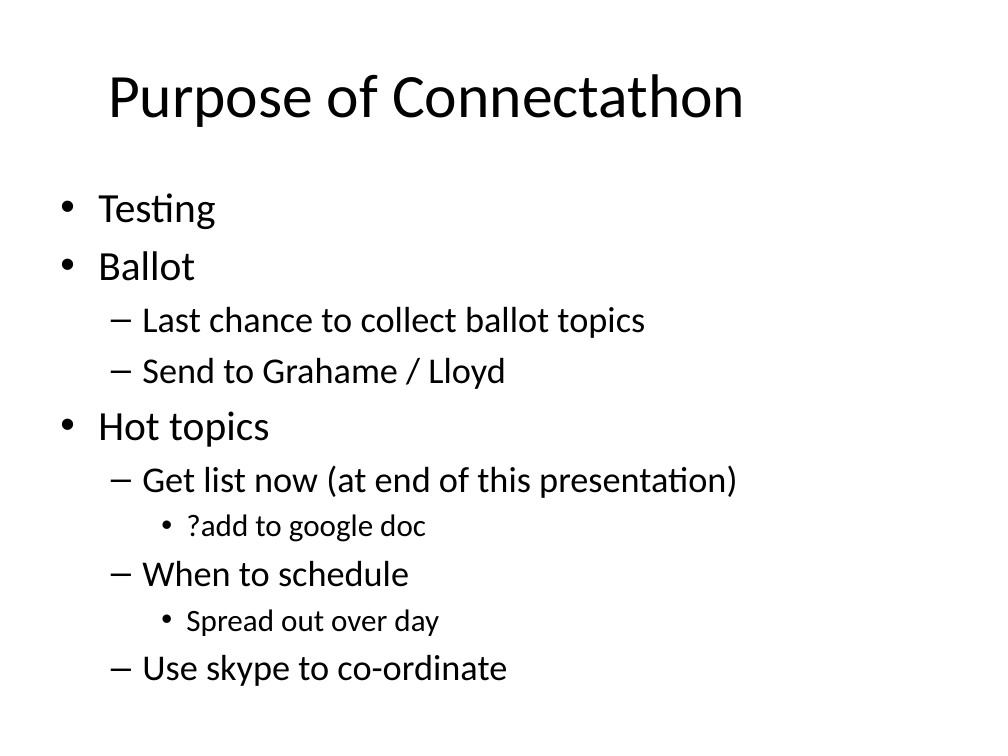
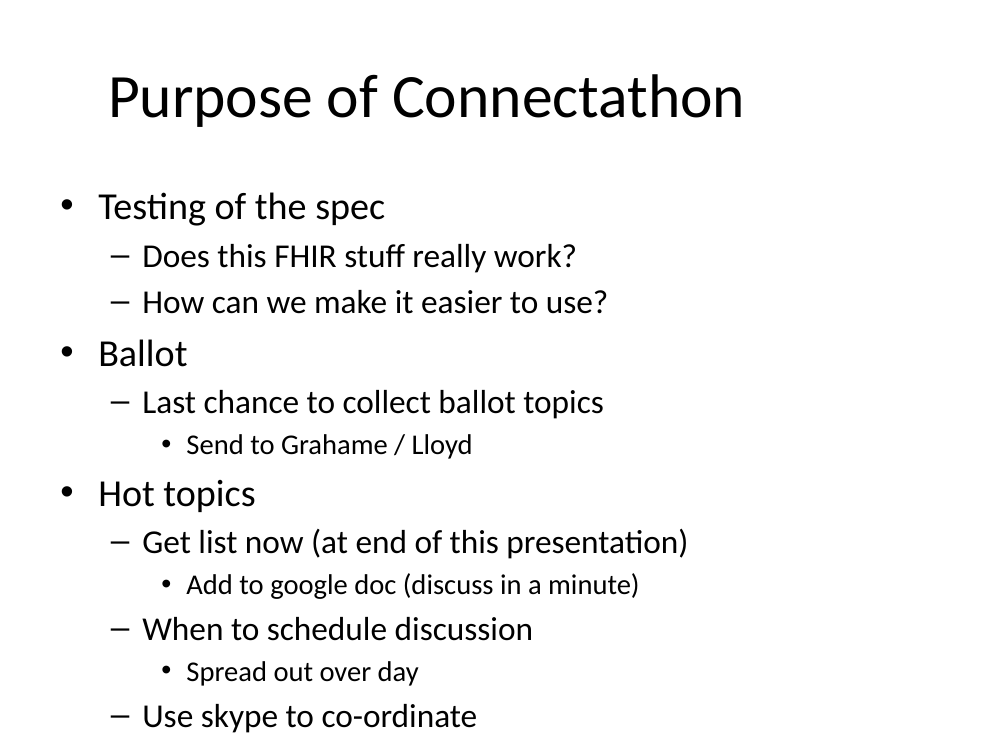
Before and after one commit to vista-novo/fhir, a slide deck: slide 3 of connectathons/Boston2013/Introduction.pptx. Drawn at 1008x756 pixels with LibreOffice and Linux fonts; fonts in the diff are those of the drawing; background and template pictures are left out. Boxes give left, top, right and bottom in pixels: in the first picture for what was removed or moved away, otherwise in the second. Text is boxed around its words. In the diff, an @@ line names an element or a change of style, - is before the commit and + after.

```diff
--- a/connectathons/Boston2013/Introduction.pptx
+++ b/connectathons/Boston2013/Introduction.pptx
@@ text at (98, 192, 608, 314): text changed; size 29.6 to 23.8 pt @@
-• Testing
+• Testing of the spec
+  – Does this FHIR stuff really work?
+  – How can we make it easier to use?
@@ text at (98, 339, 688, 686): size 29.6 to 27.2 pt in "Ballot", "Hot topics"; size 25.9 to 23.8 pt in "Last chance to collect ballot topics", "Get list now (at end of this ...", "Use skype to co-ordinate"; size 25.9 to 20.4 pt in "Send to Grahame / Lloyd"; size 22.2 to 20.4 pt in "Spread out over day"; bullet – to •; list level 2 to 3 in "Send to Grahame / Lloyd" @@
@@ text at (142, 573, 639, 641): text changed; size 22.2 to 20.4 pt @@
-    • ?add to google doc
-  – When to schedule
+    • Add to google doc (discuss in a minute)
+  – When to schedule discussion
```
Also in this commit, not shown: 6 other slides changed.
